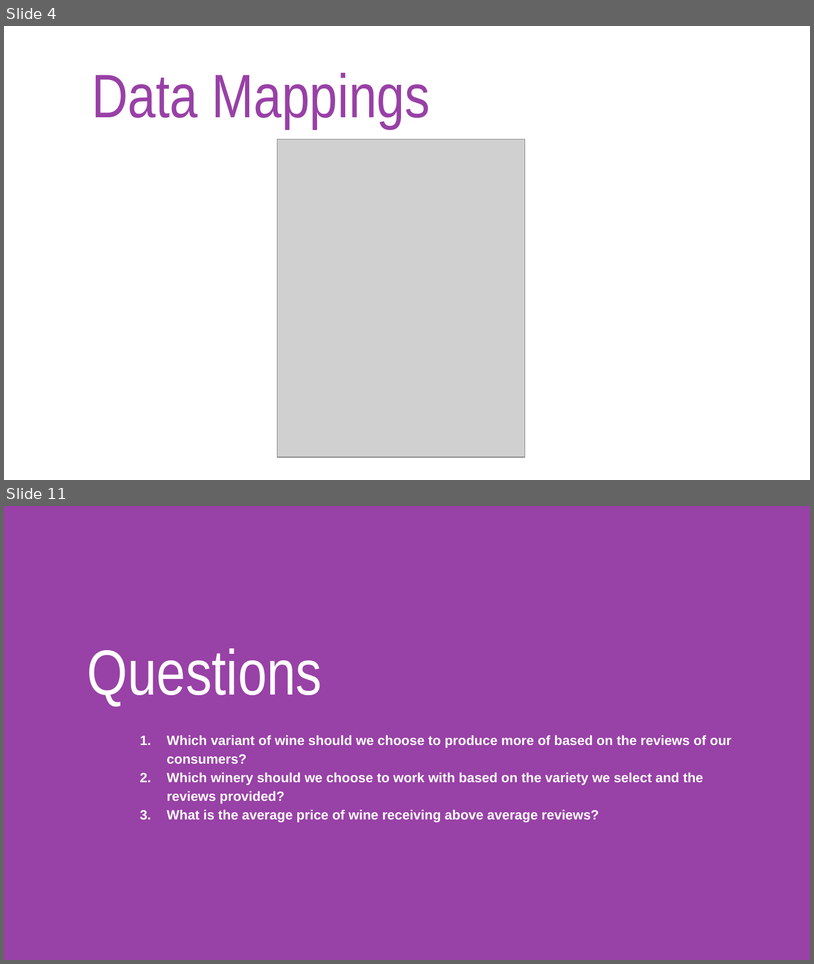
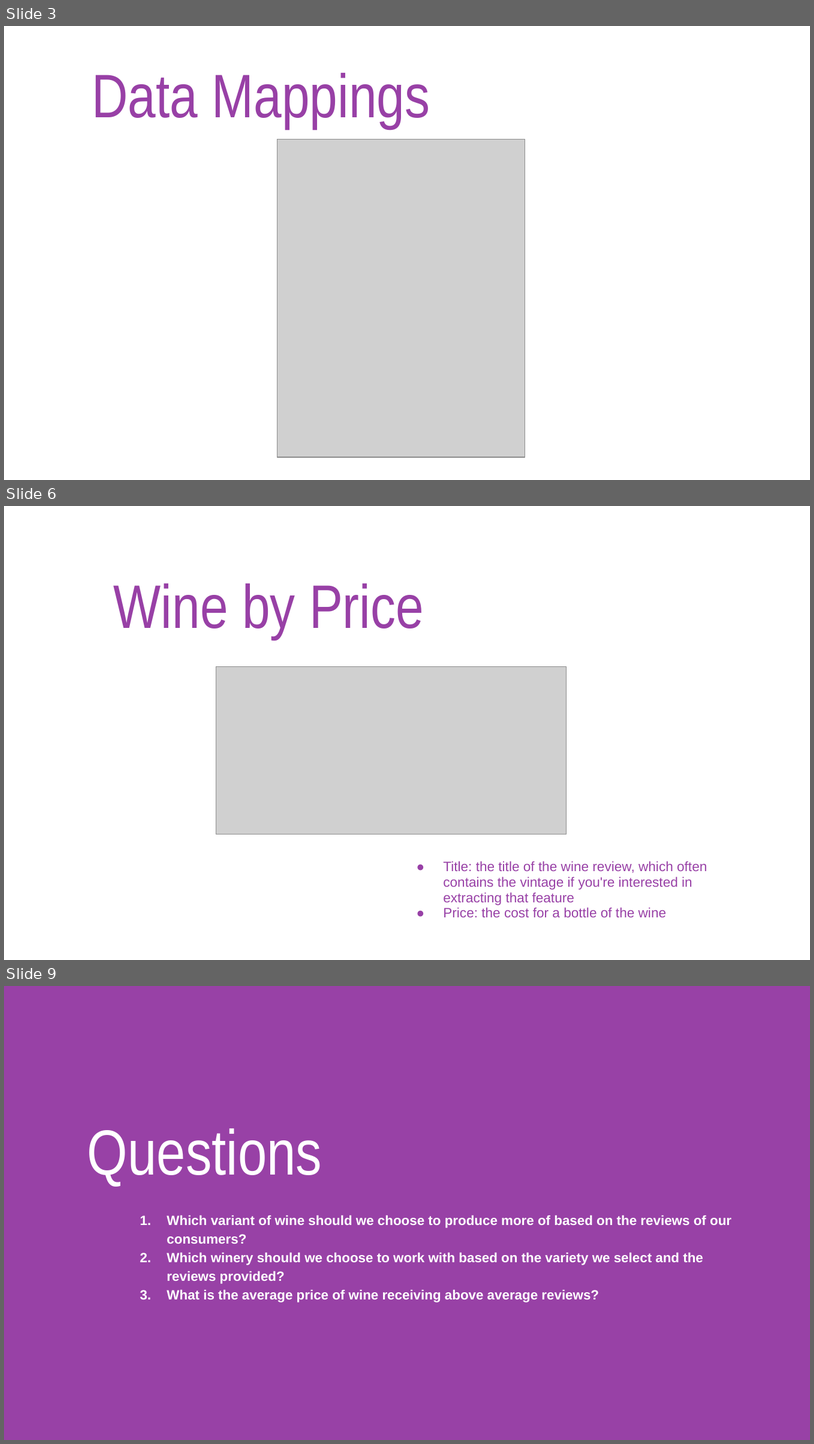
Before and after one commit to ImanJJ305/Liquor_Analysis, a slide deck: Presentation/Wine Analysis.pptx. Shown one above the other, each under a label of ours: slides 4 and 11 before the commit, slides 3, 6 and 9 after it; the slides between them are not shown. The pictures are 814x964 and 814x1444 pixels, drawn with LibreOffice and Linux fonts; fonts in the diff are those of the drawing; grey boxes stand for pictures; background and template pictures are left out. Boxes give left, top, right and bottom in pixels: in the first picture for what was removed or moved away, otherwise in the second. Text is boxed around its words. In the diff, an @@ line names an element or a change of style, - is before the commit and + after.

```diff
--- a/Presentation/Wine Analysis.pptx
+++ b/Presentation/Wine Analysis.pptx
@@ slide 6 added at [4,506,810,960], background picture (left out) @@
@@ title added at [114,583,424,639], 54.8 pt, text #9840A6 @@
+Wine by Price
@@ picture added at [216,666,566,834] @@
@@ text added at [443,861,707,917], 12.1 pt, text #9840A6 @@
+● Title: the title of the wine review, which often contains the vintage if you're interested in extracting that feature
+● Price: the cost for a bottle of the wine
@@ what was slide 4 is now slide 3 @@
@@ what was slide 11 is now slide 9 @@
```
Also in this commit, not shown: 5 slides changed, 2 other slides added, 6 slides removed.
